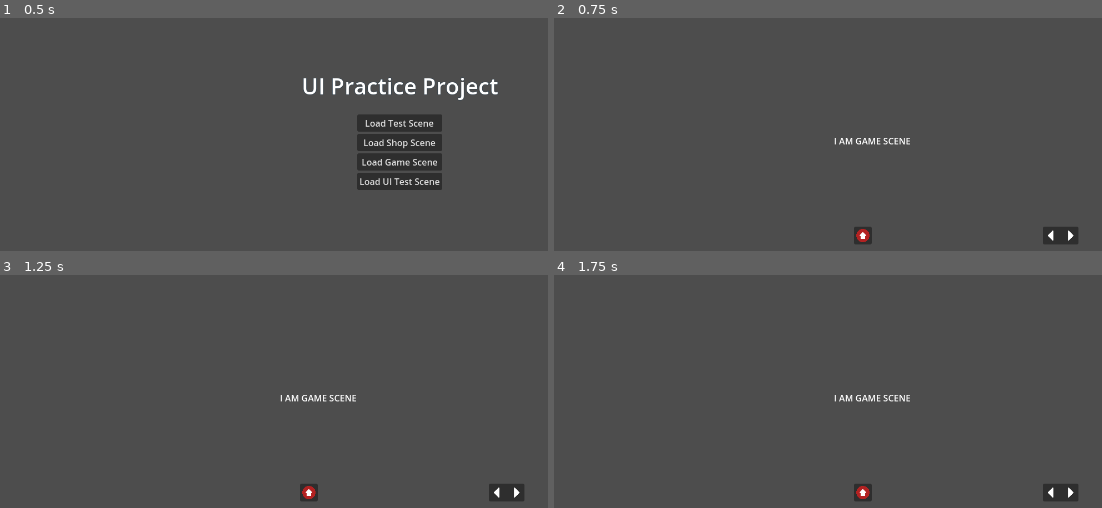
Above: before the commit, frames 1-4 (two rows, left to right).
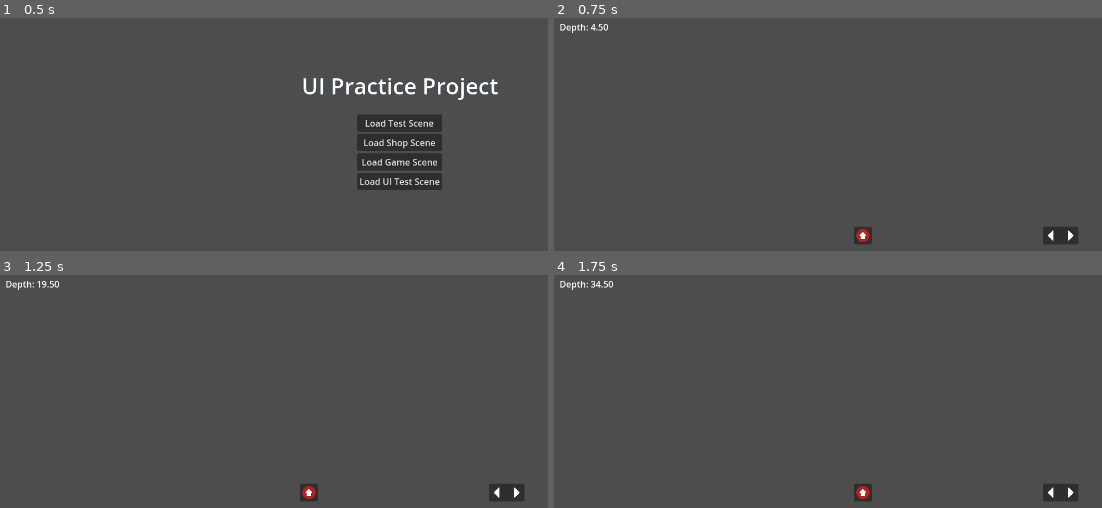
Above: after the commit, the same moments.

Repository: DSurguy/spring-2024-2d-jam
Game: Godot game, scene res://scenes/MainScene/MainScene.tscn
Same seed, same stepped clock (60 frames per second), same inputs: the game is played once before the commit and once after it.
Inputs (mouse positions are in pixels of both pictures, inside the frame that each line leads up to):
- Up to frame 1 (0.5 s): no input
- Up to frame 2 (0.75 s): click "Load Game Scene" at 0.5 s
- Up to frame 3 (1.25 s): no input
- Up to frame 4 (1.75 s): tap Enter (ui_accept) at 1.25, 1.52 s; move the mouse to (outside the picture) at 1.27 s; hold D (move_right) from 1.28 s (still down); tap E (interact) at 1.35 s

Frame 1 is identical in both runs. In frame 2, 0.4% of the frame differs, in the area x 1-65%, y 2-55%; in frame 3, 0.4%; in frame 4, 0.4%.

Commit message:
Add depth progress UI

Diff:
--- a/scenes/GameScene/GameScene.tscn
+++ b/scenes/GameScene/GameScene.tscn
@@ -1,28 +1,25 @@
-[gd_scene load_steps=9 format=3 uid="uid://cmj7kchtv06qw"]
+[gd_scene load_steps=10 format=3 uid="uid://cmj7kchtv06qw"]
 
 [ext_resource type="Script" path="res://scenes/GameScene/GameScene.gd" id="1_knlki"]
 [ext_resource type="Script" path="res://scenes/GameScene/GameCamera.gd" id="2_p4bl1"]
 [ext_resource type="AudioStream" uid="uid://2oeb3e5wfaij" path="res://music/MUS_Descent_v1.ogg" id="2_px71f"]
-[ext_resource type="PackedScene" path="res://scenes/GameScene/submarine.tscn" id="3_hsa6m"]
-[ext_resource type="PackedScene" path="res://scenes/GameScene/environment.tscn" id="4_5iene"]
+[ext_resource type="PackedScene" uid="uid://d3vhcxq5yx7k" path="res://scenes/GameScene/submarine.tscn" id="3_hsa6m"]
+[ext_resource type="PackedScene" uid="uid://vhgx1tlgboft" path="res://scenes/GameScene/environment.tscn" id="4_5iene"]
 [ext_resource type="Script" path="res://scenes/GameScene/Music.gd" id="8_dp8ix"]
 [ext_resource type="PackedScene" uid="uid://62n5ao8l72cp" path="res://scenes/Audio/ambience.tscn" id="8_nav1v"]
+[ext_resource type="PackedScene" uid="uid://c2bwsfdj3jefd" path="res://scenes/UI/Level/LevelProgress/LevelProgressUI.tscn" id="9_ej11t"]
 [ext_resource type="AudioStream" uid="uid://btvtctn7dnkqd" path="res://music/MUS_Ascent.ogg" id="10_8b3co"]
 
 [node name="GameScene" type="Node2D"]
 script = ExtResource("1_knlki")
 
+[node name="CanvasLayer" type="CanvasLayer" parent="."]
+
+[node name="LevelProgressUI" parent="CanvasLayer" node_paths=PackedStringArray("submarine_node") instance=ExtResource("9_ej11t")]
+submarine_node = NodePath("../../Submarine")
+
 [node name="Camera2D" type="Camera2D" parent="."]
 script = ExtResource("2_p4bl1")
-
-[node name="CanvasLayer" type="CanvasLayer" parent="."]
-
-[node name="Label" type="Label" parent="CanvasLayer"]
-offset_left = 504.0
-offset_top = 215.0
-offset_right = 640.0
-offset_bottom = 238.0
-text = "I AM GAME SCENE"
 
 [node name="Music" type="Node" parent="."]
 script = ExtResource("8_dp8ix")
@@ -37,5 +34,4 @@
 
 [node name="Environment" parent="." instance=ExtResource("4_5iene")]
 
-[node name="Ambience" parent="." node_paths=PackedStringArray("listener") instance=ExtResource("8_nav1v")]
-listener = NodePath("../Submarine")
+[node name="Ambience" parent="." instance=ExtResource("8_nav1v")]
